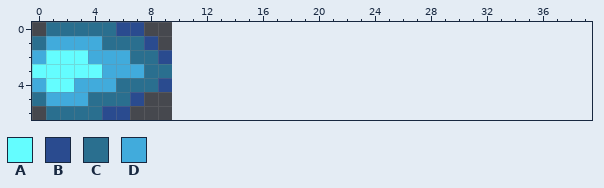
Edited in one commit: pixel-art sprite (src/app/resources/alien_flame.png). The picture above is the old version.
The file is 20x14 pixels, drawn in blocks of 2x2; one block is one cell here. The old version is drawn lined up with the new one, on the new canvas.
Palette (. is transparent): A #64fdff  B #2a4b8f  C #2a6f8f  D #41abdc
Pixels before, first column x 0:
0 .CCCCCBB..
1 CDDDDCCCB.
2 DAAADDDCCB
3 AAAAADDDCC
4 DAADDDCCCB
5 CDDDCCCB..
6 .CCCCBB...
After the commit:
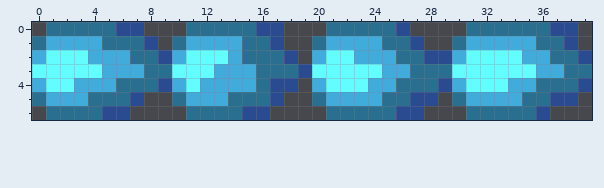
Difference:
canvas 10x7 -> 40x7
Changed rows in their new state; - is an unchanged pixel.
first column x 10:
0 -CCCCCBB---CCCCCB----CCCCCCBB-
1 CDDDDCCB--CDDDDCCB--CDDDDDCCB-
2 DAAADCCCB-DAADDDCCBBDAAAADDCCB
3 AAADDDCCCBAAAAADDCCCAAAAAADDCC
4 DADDDDCBB-DAAADDCCCBDAAADDCCCB
5 CDDDCCCB--CDDDDCCBB-CDDDDCCBB-
6 -CCCCBB----CCCCCBB---CCCCCB---
Boxes around the changes in both pictures, in picture pixels (x1, y1, x2, y2):
added: (172, 22, 592, 120)
